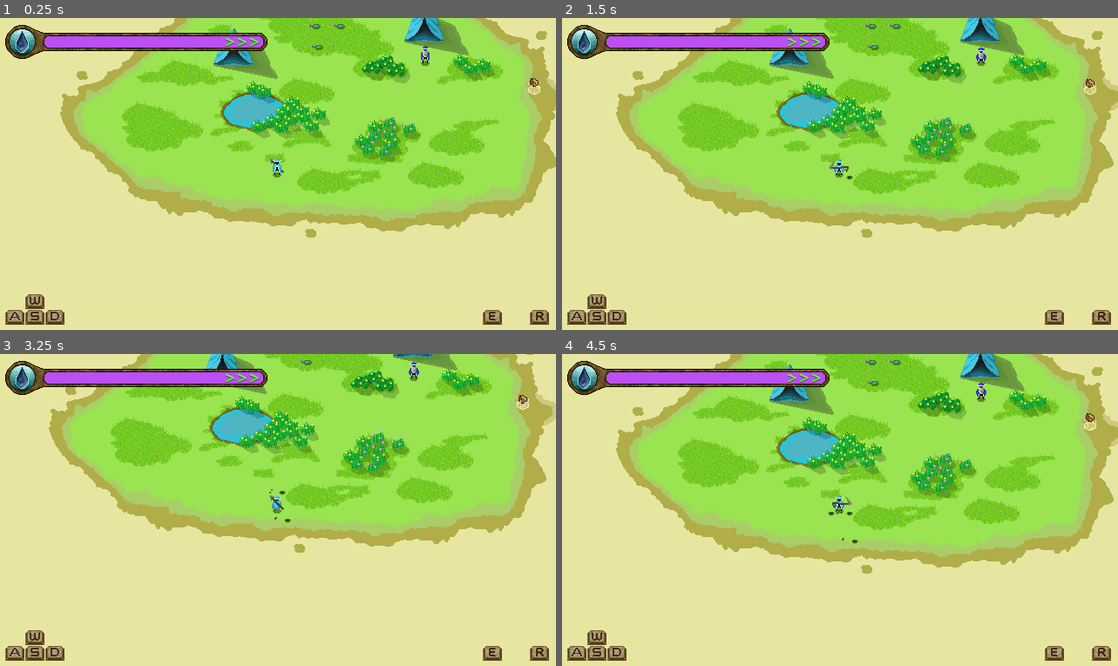
Above: before the commit, frames 1-4 (two rows, left to right).
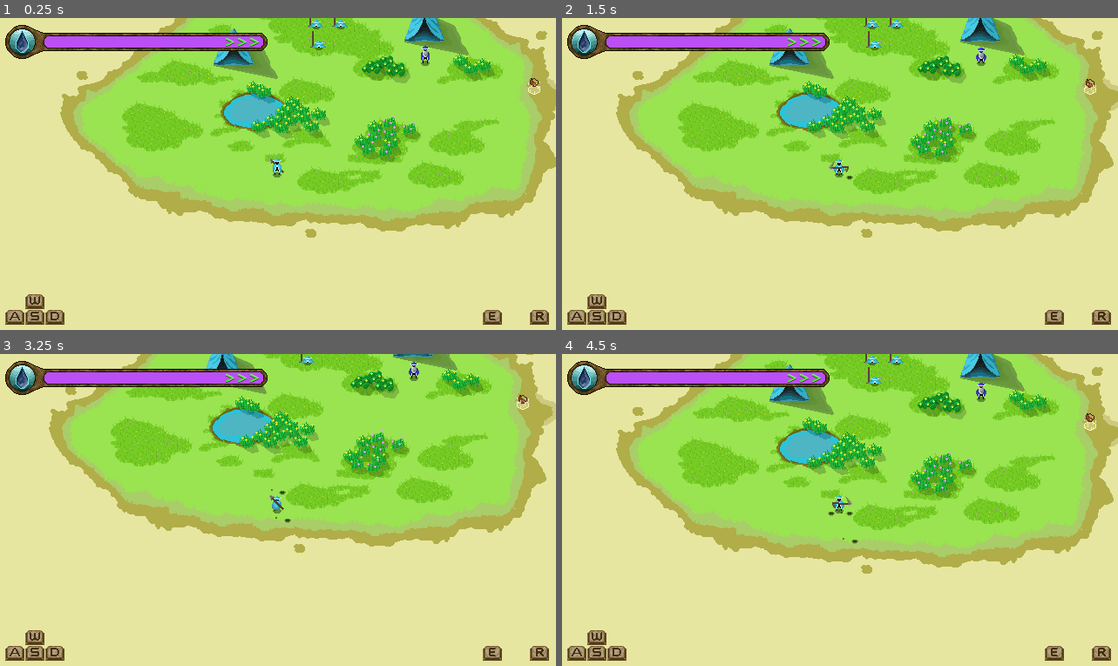
Above: after the commit, the same moments.

Repository: ObliteratedEntertainment/PixelGameJam2024
Game: Godot game, scene res://main.tscn
Two runs of this game, one before a commit and one after it. Both use one fixed random seed, a clock stepped at 60 frames per second and the inputs below.
Inputs:
- Up to frame 1 (0.25 s): no input
- Up to frame 2 (1.5 s): hold Right (ui_right) 0.53-1.28 s; tap E (player_dig) at 0.6, 1.35 s; hold Down (ui_down) from 1.28 s (still down)
- Up to frame 3 (3.25 s): release Down (ui_down) at 2.03 s; hold Right (ui_right) 2.03-2.78 s; tap E (player_dig) at 2.1, 2.85 s; hold Up (ui_up) from 2.78 s (still down)
- Up to frame 4 (4.5 s): release Up (ui_up) at 3.53 s; hold Left (ui_left) from 3.53 s (still down); tap E (player_dig) at 3.6, 4.35 s

The runs differ from the first frame. In frame 1, 0.1% of the frame differs, in the area x 55-63%, y 0-10%; in frame 2, 0.1%; in frame 3, less than 0.1%; in frame 4, 0.1%, in the area x 49-62%, y 0-60%.

Commit message:
Fixed meditating player prop. Fixed power up not getting consumed.

Diff:
--- a/decorations/dead_player.tscn
+++ b/decorations/dead_player.tscn
@@ -11,7 +11,7 @@
 position = Vector2(0, -16)
 texture = ExtResource("1_uwj86")
 region_enabled = true
-region_rect = Rect2(224, 224, 32, 32)
+region_rect = Rect2(224, 336, 32, 32)
 
 [node name="Shadow" type="Sprite2D" parent="."]
 self_modulate = Color(1, 1, 1, 0.392157)
--- a/flask_power_up.gd
+++ b/flask_power_up.gd
@@ -5,7 +5,7 @@
 
 @onready var animation_player: AnimationPlayer = $AnimationPlayer
 
-var consumed = false
+var consumed := false
 
 # Called when the node enters the scene tree for the first time.
 func _ready() -> void:
@@ -19,5 +19,7 @@
 	consumed = true
 	flask.visible = false
 
+	collision_layer = 0
+
 	# TODO: call animation player to do a power removal
 	visible = false
--- a/player.gd
+++ b/player.gd
@@ -225,7 +225,7 @@
 	in_shade -= 1
 
 func _on_power_up_entered(body: Area2D) -> void:
-	if body is FlaskPowerUp:
+	if body is FlaskPowerUp and not body.consumed:
 		total_flasks += 1
 		unused_flasks += 1
 		WorldManager.player_flask_changed.emit(
@@ -252,13 +252,22 @@
 	get_parent().add_child(hole)
 
 func _anim_place_footprint(spawn_west: bool):
+	var spawn_point = Vector2.ZERO
+	if spawn_west:
+		spawn_point = west_side.global_position
+	else:
+		spawn_point = east_side.global_position
+
+	# check if this footprint is too close to the other
+	const TOO_CLOSE_FOOTPRINT = 10.0 # world coord distance
+	if len(recent_footprints) > 0 and \
+			spawn_point.distance_to(recent_footprints.back()) < TOO_CLOSE_FOOTPRINT:
+		return
+
 	var footprint = FOOTPRINT.instantiate()
-	if spawn_west:
-		footprint.global_position = west_side.global_position
-	else:
-		footprint.global_position = east_side.global_position
-
+	footprint.global_position = spawn_point
 	get_parent().add_child(footprint)
+
 	if in_oasis > 0:
 		grass_step.play()
 	else:
--- a/player.tscn
+++ b/player.tscn
@@ -659,8 +659,8 @@
 advance_expression_base_node = NodePath("..")
 anim_player = NodePath("../AnimationPlayer")
 parameters/current_length = 0.80001
-parameters/current_position = 0.645118
-parameters/current_delta = 0.0166667
+parameters/current_position = 0.289343
+parameters/current_delta = 0.00714286
 parameters/DeathDown/current_length = 0.80001
 parameters/DeathDown/current_position = 0.80001
 parameters/DeathDown/current_delta = 0.0
@@ -719,21 +719,21 @@
 parameters/Idle/Start/current_position = 0.0
 parameters/Idle/Start/current_delta = 0.0
 parameters/Movement/current_length = 0.80001
-parameters/Movement/current_position = 0.645118
-parameters/Movement/current_delta = 0.0166667
+parameters/Movement/current_position = 0.289343
+parameters/Movement/current_delta = 0.00714286
 parameters/Movement/blend_position = Vector2(-0.446187, 0.629956)
 parameters/Movement/0/current_length = 0.80001
-parameters/Movement/0/current_position = 0.645118
-parameters/Movement/0/current_delta = 0.0166667
+parameters/Movement/0/current_position = 0.289343
+parameters/Movement/0/current_delta = 0.00714286
 parameters/Movement/1/current_length = 0.80001
-parameters/Movement/1/current_position = 0.645118
-parameters/Movement/1/current_delta = 0.0166667
+parameters/Movement/1/current_position = 0.289343
+parameters/Movement/1/current_delta = 0.00714286
 parameters/Movement/2/current_length = 0.80001
-parameters/Movement/2/current_position = 0.645118
-parameters/Movement/2/current_delta = 0.0166667
+parameters/Movement/2/current_position = 0.289343
+parameters/Movement/2/current_delta = 0.00714286
 parameters/Movement/3/current_length = 0.80001
-parameters/Movement/3/current_position = 0.645118
-parameters/Movement/3/current_delta = 0.0166667
+parameters/Movement/3/current_position = 0.289343
+parameters/Movement/3/current_delta = 0.00714286
 parameters/Respawn/current_length = null
 parameters/Respawn/current_position = null
 parameters/Respawn/current_delta = null
@@ -790,6 +790,7 @@
 
 [node name="SighAndBreath" type="AudioStreamPlayer2D" parent="."]
 stream = SubResource("AudioStreamRandomizer_o5336")
+volume_db = -4.952
 
 [node name="LastSigh" type="AudioStreamPlayer2D" parent="."]
 stream = SubResource("AudioStreamRandomizer_fu1j7")
